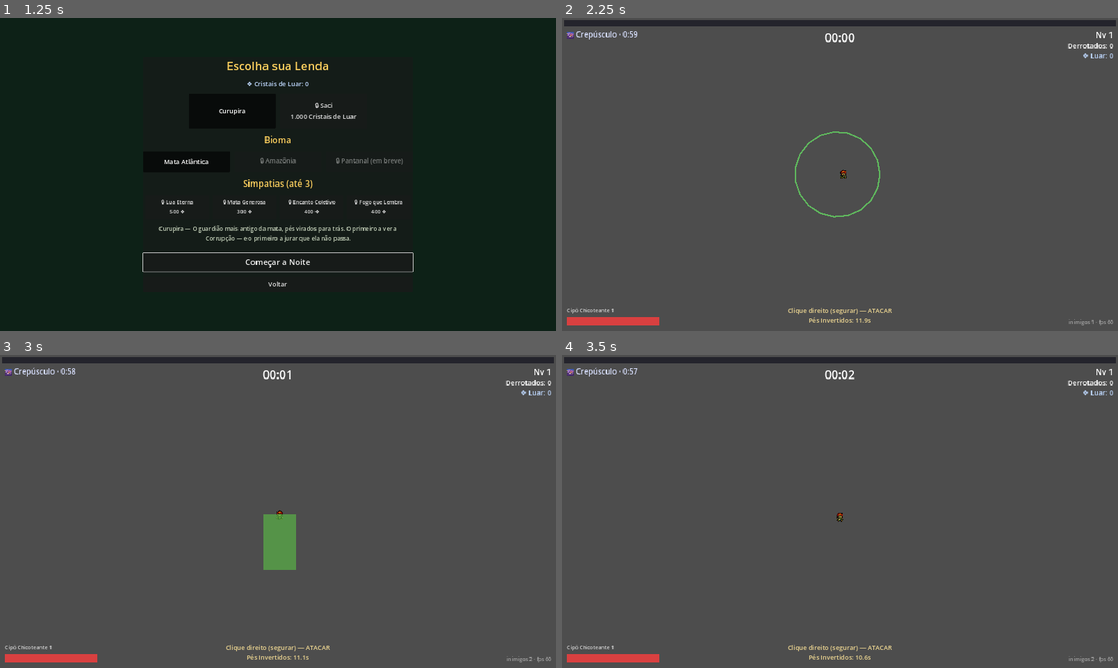
Above: before the commit, frames 1-4 (two rows, left to right).
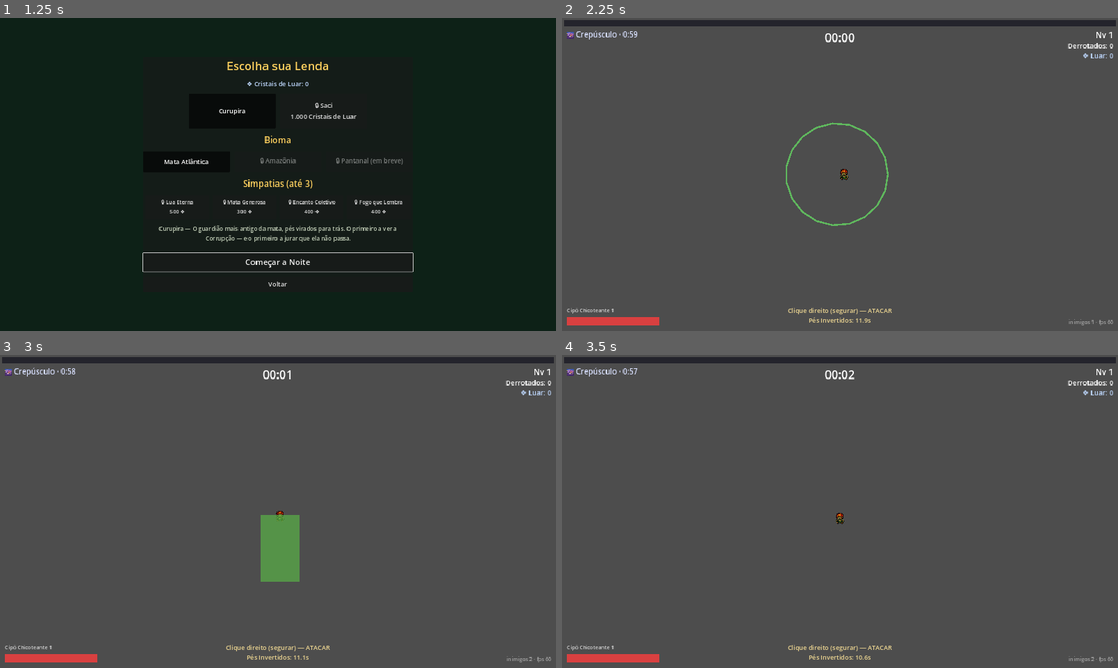
Above: after the commit, the same moments.

Repository: DevAndreNarcizo/RECONTO-While-I-Shine
Game: Godot game, scene res://scenes/Main.tscn
Two runs of this game, one before a commit and one after it. Both use one fixed random seed, a clock stepped at 60 frames per second and the inputs below.
Inputs (mouse positions are in pixels of both pictures, inside the frame that each line leads up to):
- Up to frame 1 (1.25 s): click "Jogar" at 0.5 s
- Up to frame 2 (2.25 s): click "Começar a Noite" at 1.25 s; tap Enter at 2 s; move the mouse to (962, 158) at 2.02 s; hold D (move_right) from 2.03 s (still down); tap Space (ability) at 2.1 s; click (962, 158) at 2.17 s
- Up to frame 3 (3 s): move the mouse to (166, 527) at 2.77 s; release D (move_right) at 2.78 s; hold S (move_down) from 2.78 s (still down); right-click (166, 527) at 2.85 s; click (166, 527) at 2.92 s
- Up to frame 4 (3.5 s): keep holding S (move_down)

Frame 1 is identical in both runs. In frame 2, 0.6% of the frame differs, in the area x 40-59%, y 33-67%; in frame 3, 0.5%; in frame 4, less than 0.1%.

Commit message:
feat: zoom da camera ajustavel pelo scroll
Scroll para cima aproxima, para baixo afasta — limites 1.6x a 3.6x,
padrão 2.4x (mais perto que antes), transição suave e valor persistido
no save.

Co-Authored-By: Claude Fable 5 <noreply@anthropic.com>

Diff:
--- a/game/scripts/player/camera_shake.gd
+++ b/game/scripts/player/camera_shake.gd
@@ -1,17 +1,42 @@
 extends Camera2D
-## Screen shake leve via EventBus.screen_shake(strength). Decai sozinho.
+## Câmera do player: zoom ajustável pelo SCROLL do mouse (com limites e
+## persistência no save) + screen shake leve via EventBus.screen_shake.
 
+const ZOOM_MIN := 1.6   # mais longe (vê mais mapa)
+const ZOOM_MAX := 3.6   # mais perto do personagem
+const ZOOM_STEP := 0.2
+const ZOOM_DEFAULT := 2.4
+const ZOOM_SMOOTH := 10.0
+
+var _target_zoom := ZOOM_DEFAULT
 var _strength := 0.0
 
 func _ready() -> void:
 	EventBus.screen_shake.connect(_on_shake)
+	_target_zoom = clampf(float(SaveManager.settings.get("zoom", ZOOM_DEFAULT)), ZOOM_MIN, ZOOM_MAX)
+	zoom = Vector2.ONE * _target_zoom
 
-func _on_shake(strength: float) -> void:
-	_strength = maxf(_strength, strength)
+func _unhandled_input(event: InputEvent) -> void:
+	var mb := event as InputEventMouseButton
+	if mb == null or not mb.pressed:
+		return
+	if mb.button_index == MOUSE_BUTTON_WHEEL_UP:
+		_set_zoom(_target_zoom + ZOOM_STEP)
+	elif mb.button_index == MOUSE_BUTTON_WHEEL_DOWN:
+		_set_zoom(_target_zoom - ZOOM_STEP)
+
+func _set_zoom(value: float) -> void:
+	_target_zoom = clampf(value, ZOOM_MIN, ZOOM_MAX)
+	SaveManager.set_setting("zoom", _target_zoom)
 
 func _process(delta: float) -> void:
+	if not zoom.is_equal_approx(Vector2.ONE * _target_zoom):
+		zoom = zoom.lerp(Vector2.ONE * _target_zoom, ZOOM_SMOOTH * delta)
 	if _strength > 0.05:
 		offset = Vector2(randf_range(-1, 1), randf_range(-1, 1)) * _strength
 		_strength = lerpf(_strength, 0.0, 9.0 * delta)
 	elif offset != Vector2.ZERO:
 		offset = Vector2.ZERO
+
+func _on_shake(strength: float) -> void:
+	_strength = maxf(_strength, strength)
